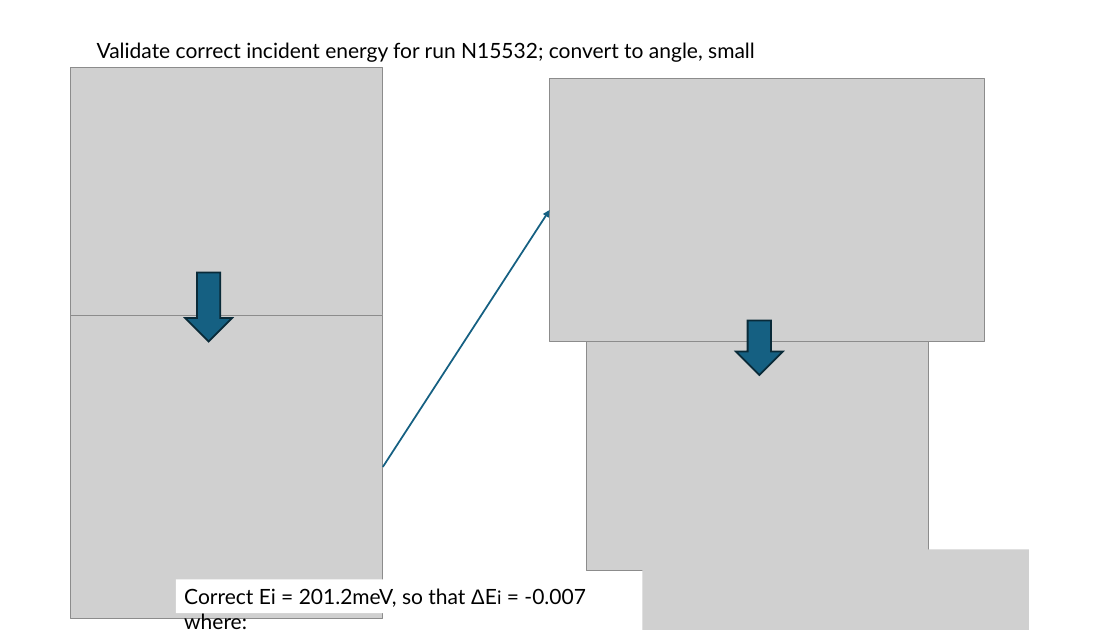
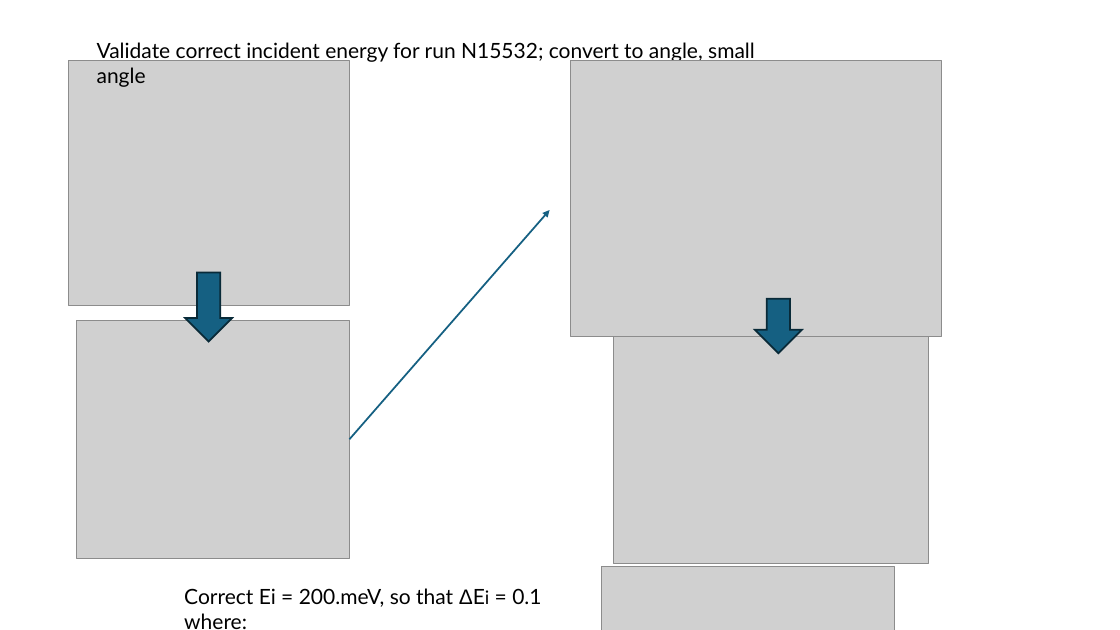
Before and after one commit to abuts/Fe, a slide deck: slide 3 of Data/sources/reduction/Mantid_nxspe_2024/cycle10_02/EiAndElasticLineForRuns.pptx. Drawn at 1120x630 pixels with LibreOffice and Linux fonts; fonts in the diff are those of the drawing; grey boxes stand for pictures. Boxes give left, top, right and bottom in pixels: in the first picture for what was removed or moved away, otherwise in the second. Text is boxed around its words. In the diff, an @@ line names an element or a change of style, - is before the commit and + after.

```diff
--- a/Data/sources/reduction/Mantid_nxspe_2024/cycle10_02/EiAndElasticLineForRuns.pptx
+++ b/Data/sources/reduction/Mantid_nxspe_2024/cycle10_02/EiAndElasticLineForRuns.pptx
@@ picture: place and size @@
-picture at <box>71,67,383,354</box>
+picture at <box>68,60,350,305</box>
@@ picture: place and size @@
-picture at <box>549,79,985,342</box>
+picture at <box>571,60,941,336</box>
@@ arrow moved from (383, 467) - (549, 210) to (350, 439) - (549, 210) @@
@@ down arrow: place and size @@
-down arrow at <box>736,320,783,375</box>
+down arrow at <box>755,299,802,354</box>
@@ picture: place and size @@
-picture at <box>71,315,383,619</box>
+picture at <box>76,320,350,558</box>
@@ picture: place and size @@
-picture at <box>586,342,928,571</box>
+picture at <box>613,329,928,564</box>
@@ picture added at <box>602,566,895,630</box> @@
@@ picture removed at <box>643,549,1029,630</box> @@
@@ text "Correct Ei = 200.meV, so ...": place and size @@
-text "Correct Ei = 200.meV, so ..." at <box>176,580,644,613</box>
+text "Correct Ei = 200.meV, so ..." at <box>184,588,541,629</box>
@@ text at <box>184,588,541,629</box>: text changed @@
-Correct Ei = 201.2meV, so that ΔEi = -0.007 where:
+Correct Ei = 200.meV, so that ΔEi = 0.1 where:
```
Also in this commit, not shown: 3 other files.
